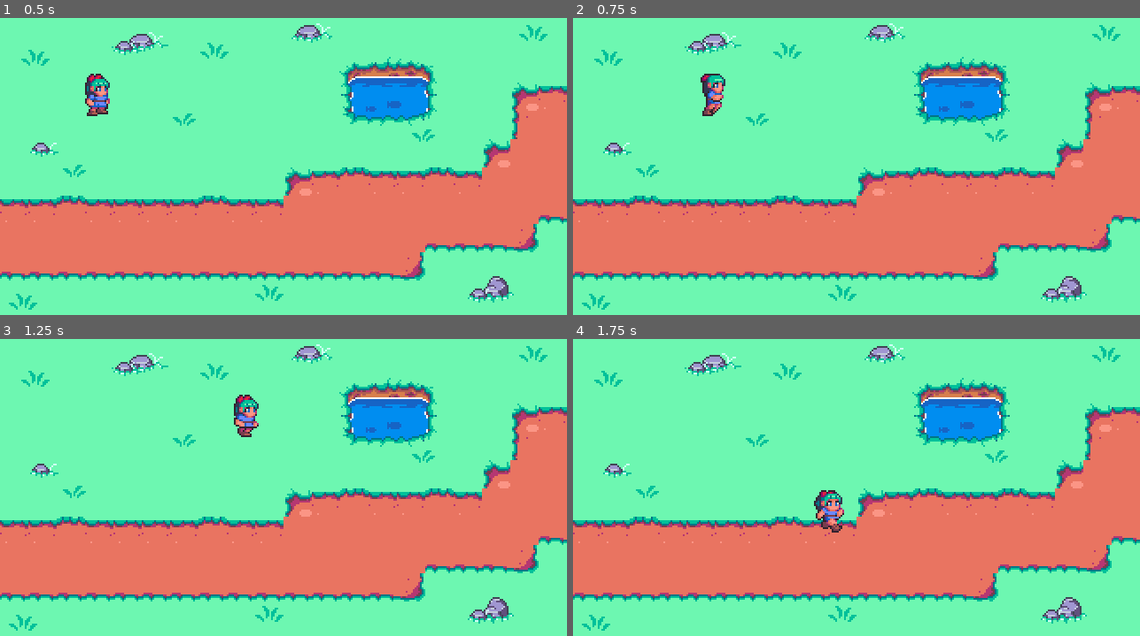
Above: before the commit, frames 1-4 (two rows, left to right).
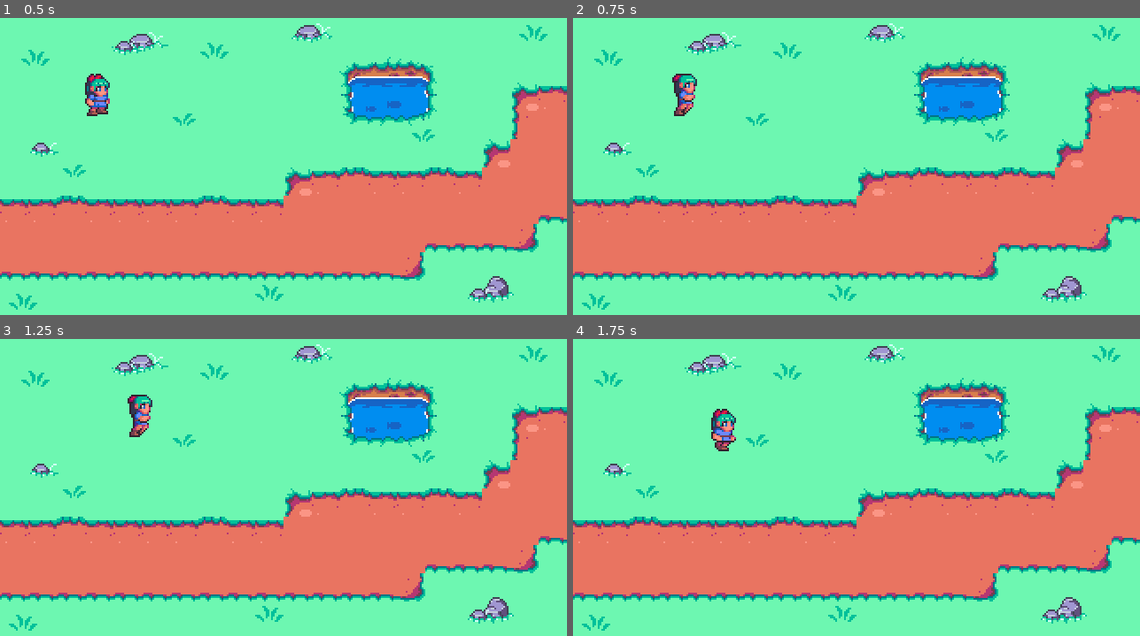
Above: after the commit, the same moments.

Repository: cunhapixels/GodotRPG_VacaRoxa_Assets
Game: Godot game, scene res://source/World.tscn
Two runs of this game, one before a commit and one after it. Both use one fixed random seed, a clock stepped at 60 frames per second and the inputs below.
Inputs:
- Up to frame 1 (0.5 s): no input
- Up to frame 2 (0.75 s): tap Enter at 0.5 s; hold Right (ui_right) from 0.53 s (still down); tap X (attack, bound only after the commit) at 0.6 s
- Up to frame 3 (1.25 s): keep holding Right (ui_right)
- Up to frame 4 (1.75 s): release Right (ui_right) at 1.28 s; hold Down (ui_down) from 1.28 s (still down); tap X (attack, bound only after the commit) at 1.35 s

Frame 1 is identical in both runs. In frame 2, 0.9% of the frame differs, in the area x 17-27%, y 18-34%; in frame 3, 0.9%; in frame 4, 1.0%, in the area x 24-48%, y 23-66%.

Commit message:
Added attack animation

Diff:
--- a/GodotRPG_VacaRoxa_Assets/project.godot
+++ b/GodotRPG_VacaRoxa_Assets/project.godot
@@ -47,6 +47,14 @@
 "svg/scale": 1.0
 }
 
+[input]
+
+attack={
+"deadzone": 0.5,
+"events": [ Object(InputEventKey,"resource_local_to_scene":false,"resource_name":"","device":0,"alt":false,"shift":false,"control":false,"meta":false,"command":false,"pressed":false,"scancode":88,"physical_scancode":0,"unicode":0,"echo":false,"script":null)
+ ]
+}
+
 [physics]
 
 common/enable_pause_aware_picking=true
--- a/GodotRPG_VacaRoxa_Assets/source/core/Player.gd
+++ b/GodotRPG_VacaRoxa_Assets/source/core/Player.gd
@@ -3,9 +3,14 @@
 const MOVE_SPEED = 120
 
 var motion = Vector2.ZERO
+var attack_delay = 0
 
 func _process(delta):
-	move()
+	attack_delay -= delta
+	if attack_delay <= 0:
+		move()
+
+	attack()
 	move_and_slide(motion)
 
 func move():
@@ -22,3 +27,10 @@
 		get_node("AnimationPlayer").play("Idle")
 
 	motion = MOVE_SPEED * move.normalized()
+
+func attack():
+	if Input.is_action_just_pressed("attack"):
+		attack_delay = 0.5
+		get_node("AnimationPlayer").play("Attack")
+
+		motion = Vector2.ZERO
--- a/GodotRPG_VacaRoxa_Assets/source/core/Player.tscn
+++ b/GodotRPG_VacaRoxa_Assets/source/core/Player.tscn
@@ -1,7 +1,24 @@
-[gd_scene load_steps=7 format=2]
+[gd_scene load_steps=8 format=2]
 
 [ext_resource path="res://sprites/chars/mani/mani-idle-run.png" type="Texture" id=1]
 [ext_resource path="res://source/core/Player.gd" type="Script" id=2]
+
+[sub_resource type="Animation" id=5]
+resource_name = "Attack"
+length = 0.5
+step = 0.05
+tracks/0/type = "value"
+tracks/0/path = NodePath("Sprite:frame")
+tracks/0/interp = 1
+tracks/0/loop_wrap = true
+tracks/0/imported = false
+tracks/0/enabled = true
+tracks/0/keys = {
+"times": PoolRealArray( 0, 0.05, 0.1, 0.15, 0.3, 0.35, 0.4 ),
+"transitions": PoolRealArray( 1, 1, 1, 1, 1, 1, 1 ),
+"update": 1,
+"values": [ 0, 1, 2, 3, 2, 1, 0 ]
+}
 
 [sub_resource type="Animation" id=1]
 resource_name = "Idle"
@@ -62,10 +79,11 @@
 
 [node name="AnimationPlayer" type="AnimationPlayer" parent="."]
 autoplay = "Walk"
+anims/Attack = SubResource( 5 )
 anims/Idle = SubResource( 1 )
 anims/RESET = SubResource( 2 )
 anims/Walk = SubResource( 3 )
 
-[node name="CollisionShape2D" type="CollisionShape2D" parent="."]
+[node name="Shape" type="CollisionShape2D" parent="."]
 position = Vector2( 0, 5 )
 shape = SubResource( 4 )
